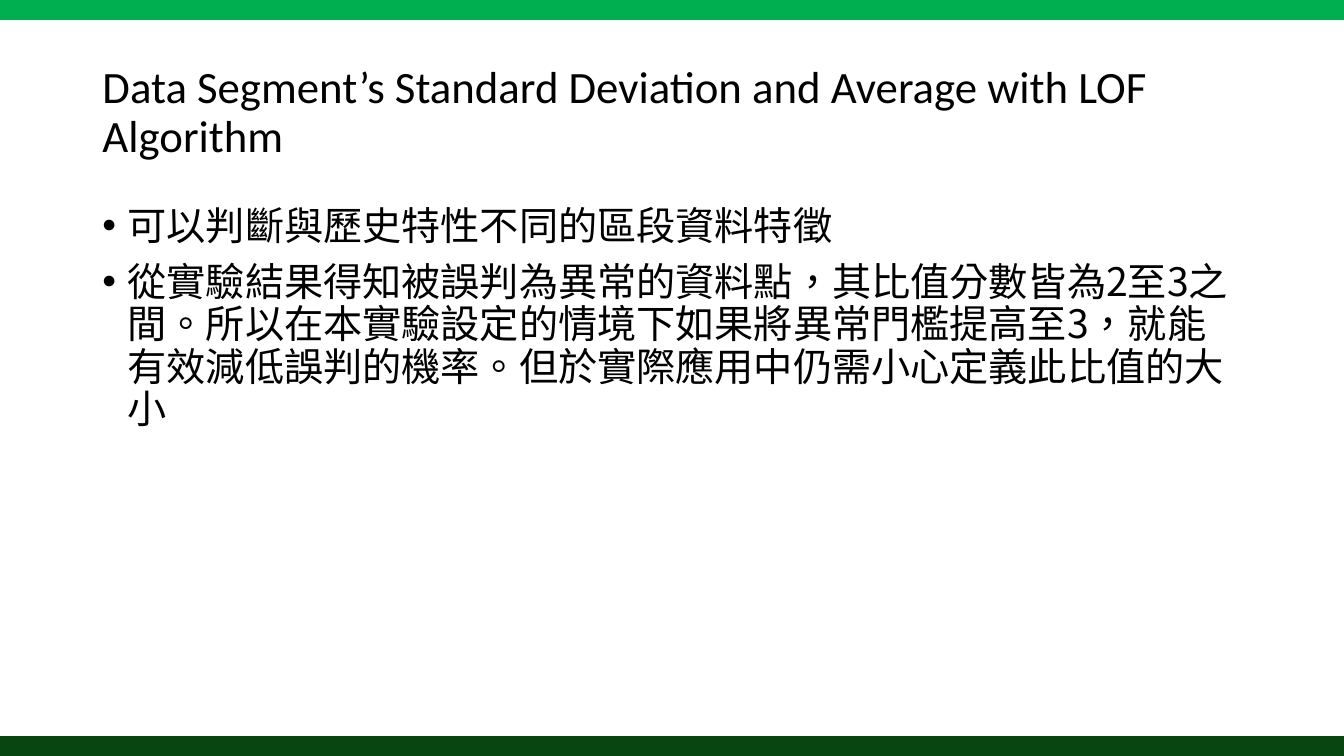
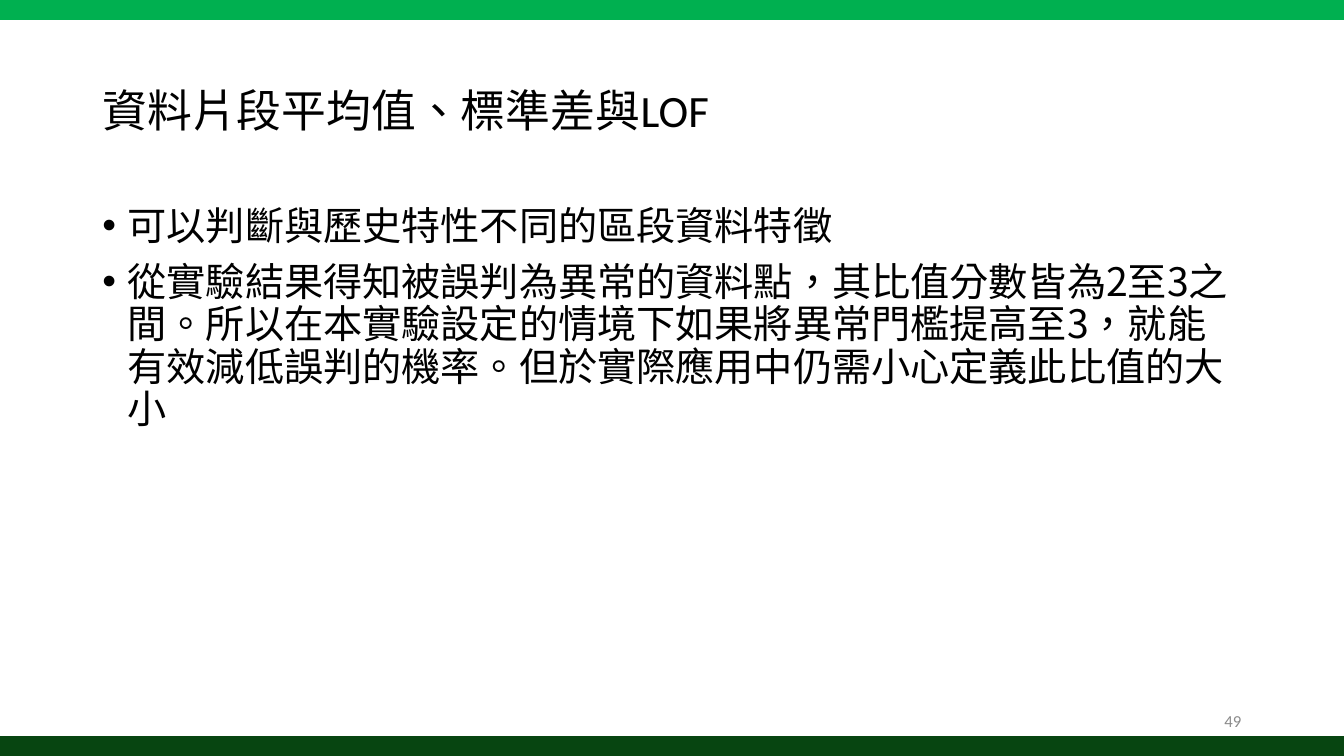
Before and after one commit to tedrong/Paper, a slide deck: slide 49 of Anomaly Detection and Event Alert System for IOT Integrated Management Platform.pptx. Drawn at 1344x756 pixels with LibreOffice and Linux fonts; fonts in the diff are those of the drawing. Boxes give left, top, right and bottom in pixels: in the first picture for what was removed or moved away, otherwise in the second. Text is boxed around its words. In the diff, an @@ line names an element or a change of style, - is before the commit and + after.

```diff
--- a/Anomaly Detection and Event Alert System for IOT Integrated Management Platform.pptx
+++ b/Anomaly Detection and Event Alert System for IOT Integrated Management Platform.pptx
@@ title at (102,89,708,131): text changed @@
-Data Segment’s Standard Deviation and Average with LOF Algorithm
+資料片段平均值、標準差與LOF
@@ page number added at (1224,716,1241,727), 12 pt, text #8C8C8C @@
+49
```
Also in this commit, not shown: 48 other slides changed.
